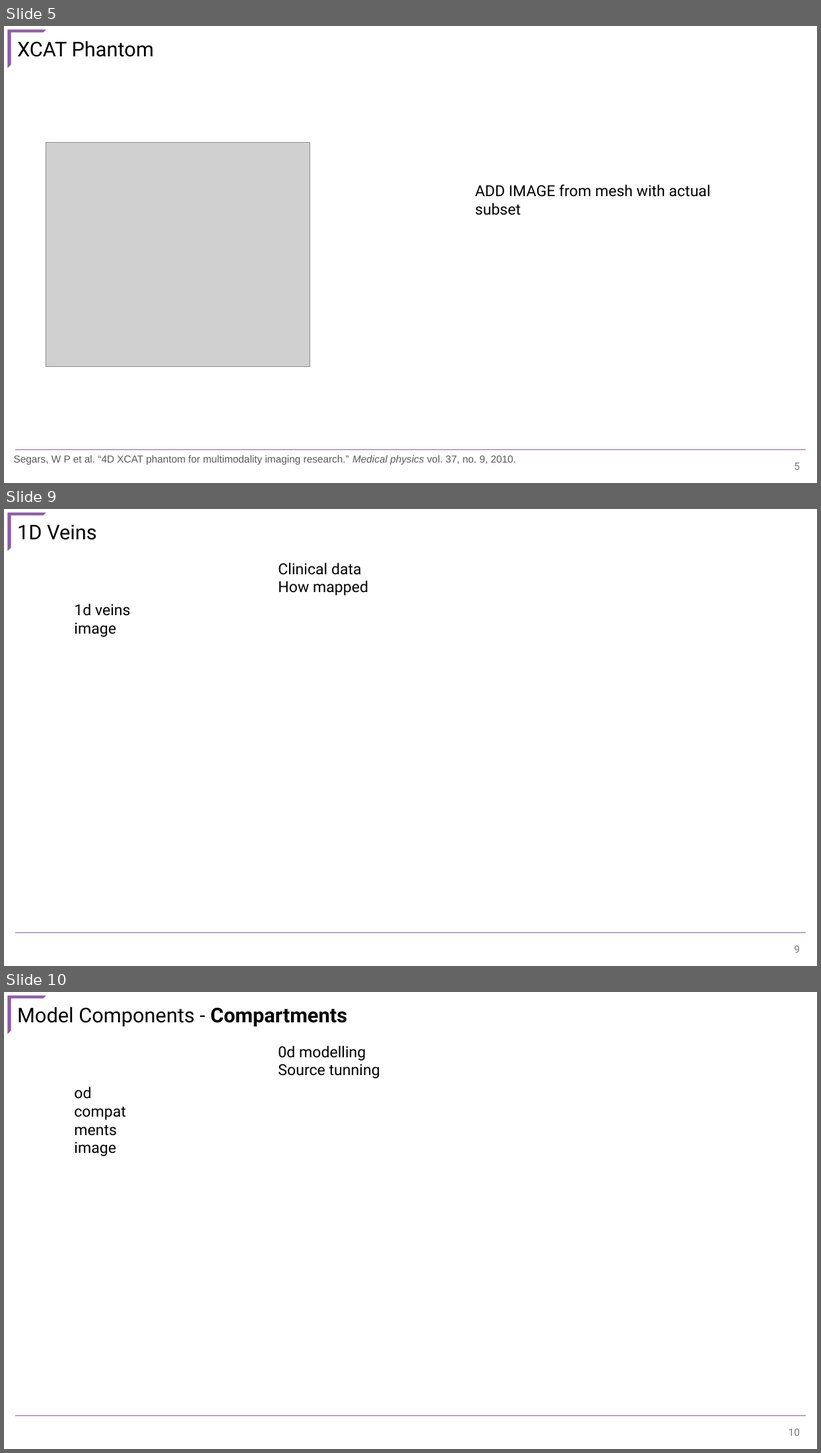
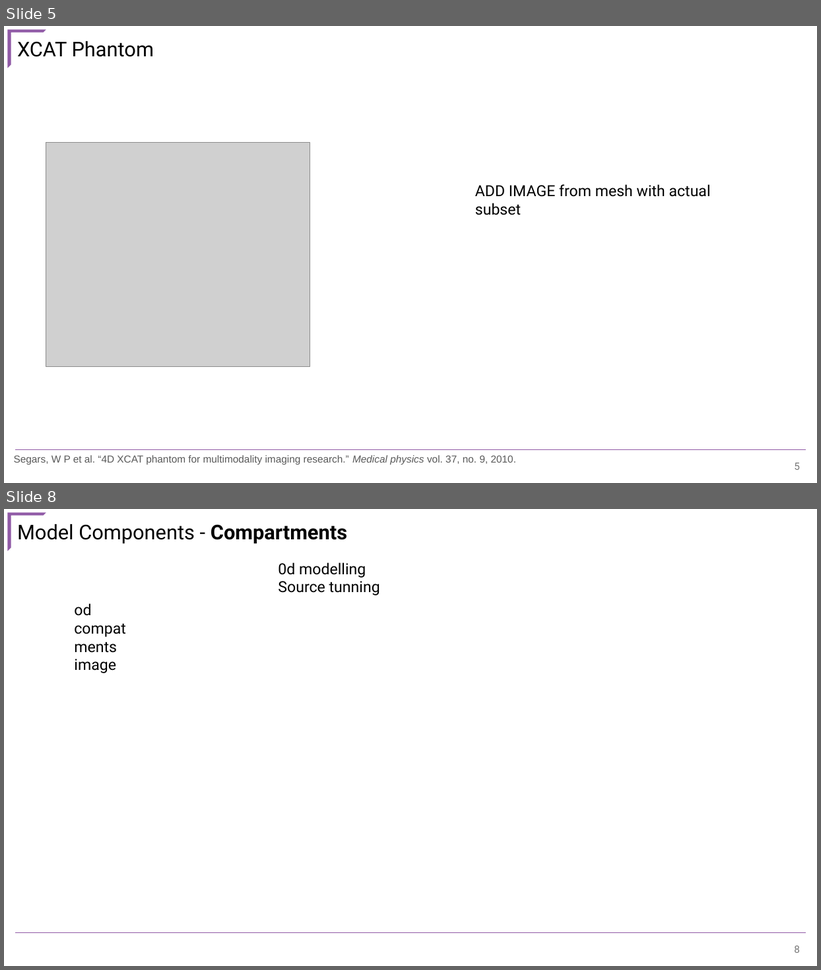
Before and after one commit to CNorthwayMedPhys/Full-Body-Flow-Model-Project, a slide deck: Working Documents/COMP2025.pptx. Shown one above the other, each under a label of ours: slides 5, 9 and 10 before the commit, slides 5 and 8 after it; the slides between them are not shown. The pictures are 821x1453 and 821x970 pixels, drawn with LibreOffice and Linux fonts; fonts in the diff are those of the drawing; grey boxes stand for pictures. Boxes give left, top, right and bottom in pixels: in the first picture for what was removed or moved away, otherwise in the second. Text is boxed around its words. In the diff, an @@ line names an element or a change of style, - is before the commit and + after.

```diff
--- a/Working Documents/COMP2025.pptx
+++ b/Working Documents/COMP2025.pptx
@@ slide 9 removed at (4,509,817,966), background #FFFFFF @@
@@ half frame removed at (8,513,46,551) @@
@@ text removed at (17,525,97,540) @@
-1D Veins
@@ text removed at (278,562,368,595) @@
-Clinical data
-How mapped
@@ text removed at (74,603,131,637) @@
-1d veins image
@@ line removed from (15, 933) to (806, 933) @@
@@ page number removed at (794,946,800,953) @@
-9
@@ what was slide 10 is now slide 8 @@
@@ page number at (794,946,800,953): text changed @@
-10
+8
```
Also in this commit, not shown: 3 slides changed, 2 slides added, 5 other files.
